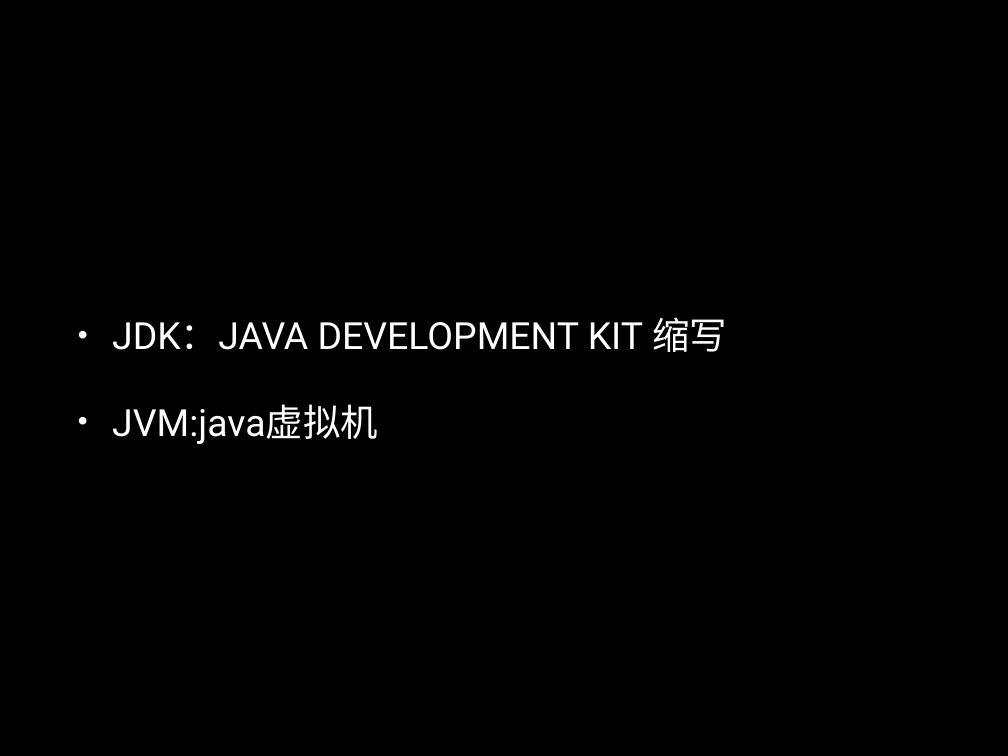
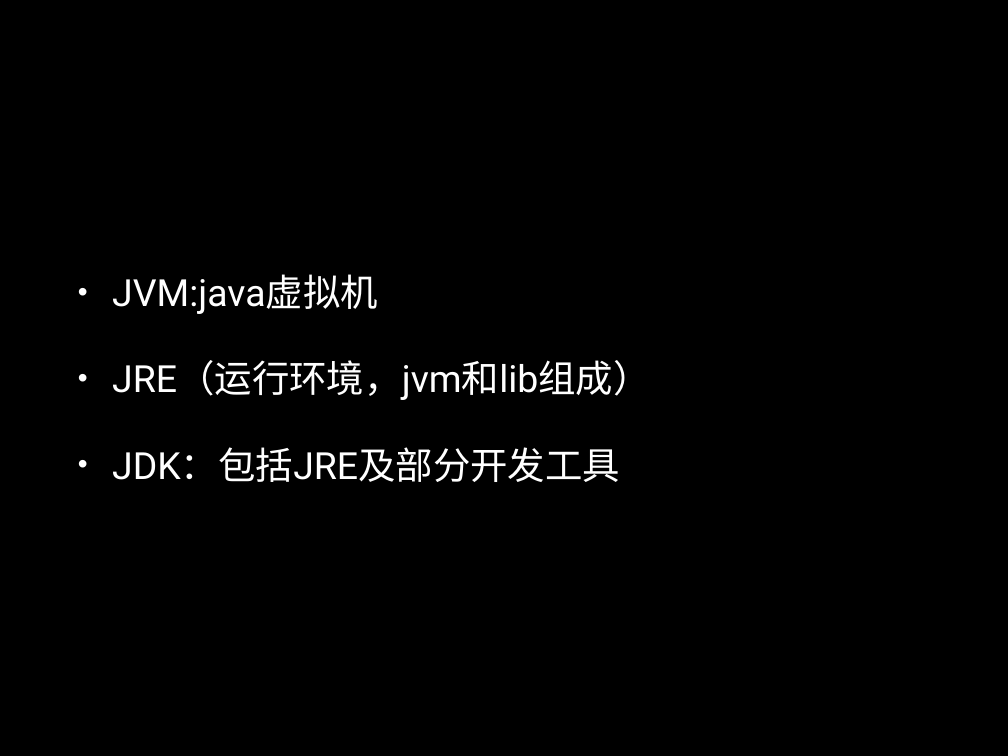
Before and after one commit to luxxxxxx/SummerCamp2016, a slide deck: slide 2 of src/Java/java1.pptx. Drawn at 1008x756 pixels with LibreOffice and Linux fonts; fonts in the diff are those of the drawing. Boxes give left, top, right and bottom in pixels: in the first picture for what was removed or moved away, otherwise in the second. Text is boxed around its words. In the diff, an @@ line names an element or a change of style, - is before the commit and + after.

Commit message:
java

```diff
--- a/src/Java/java1.pptx
+++ b/src/Java/java1.pptx
@@ text at bbox=[112, 317, 727, 352]: paragraph removed @@
-• JDK：JAVA DEVELOPMENT KIT 缩写
@@ text at bbox=[112, 360, 651, 482]: paragraphs added @@
+• JRE（运行环境，jvm和lib组成）
+• JDK：包括JRE及部分开发工具
```
Also in this commit, not shown: 5 other slides changed, 10 slides added, 1 other file.
